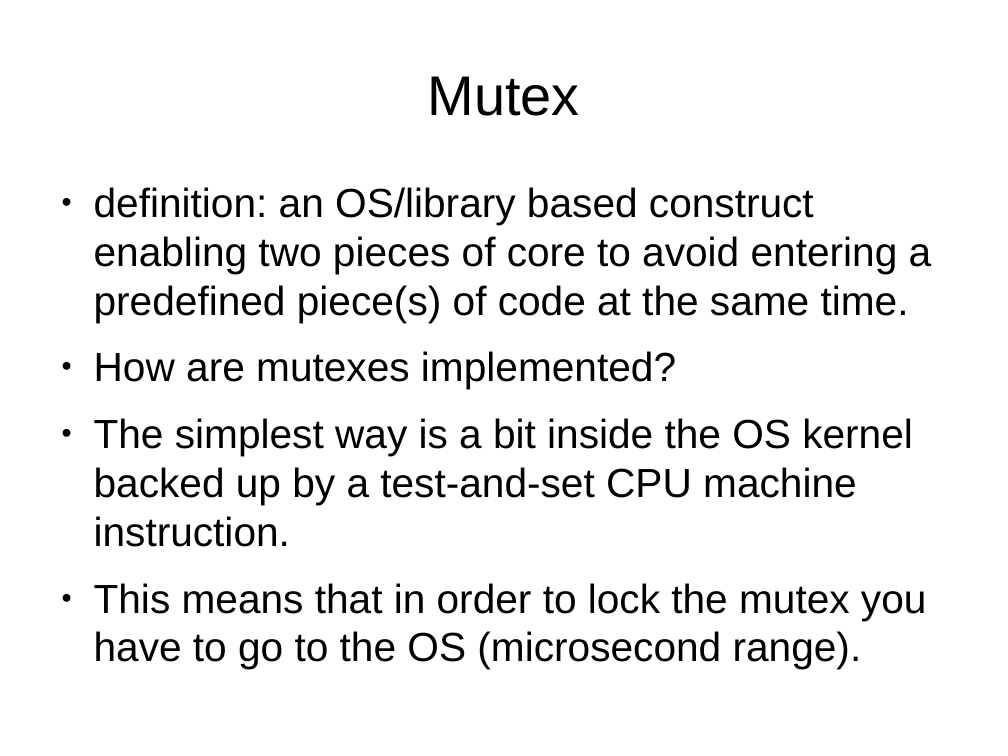
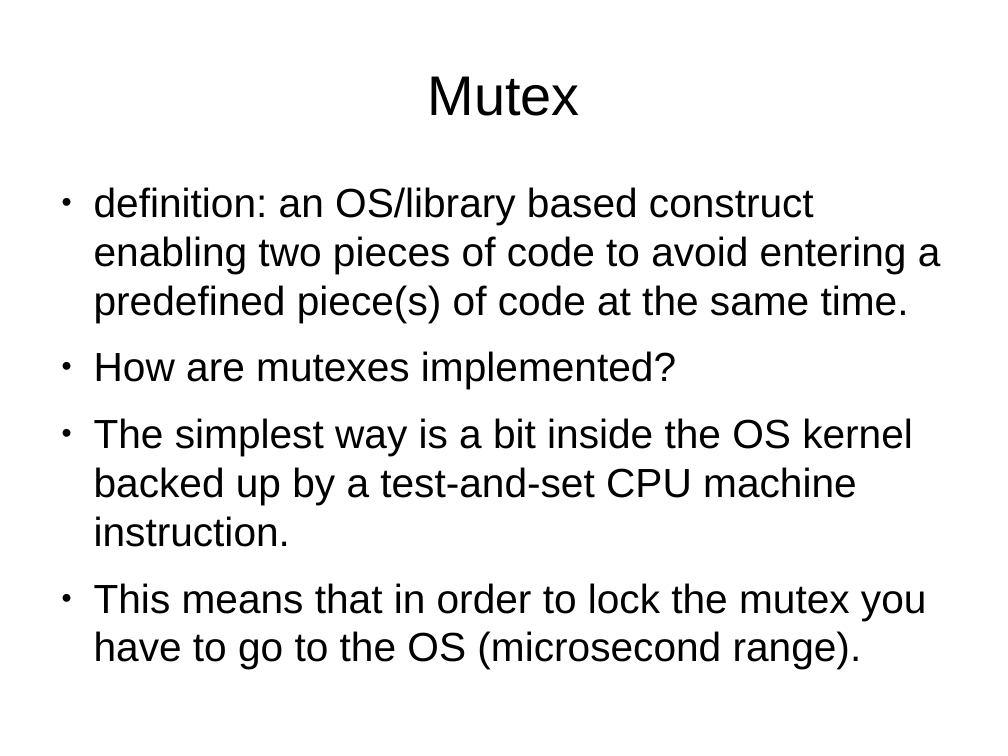
Before and after one commit to veltzer/demos-linux, a slide deck: slide 44 of doc/multicore.odp. Drawn at 1008x756 pixels with LibreOffice and Linux fonts; fonts in the diff are those of the drawing. Boxes give left, top, right and bottom in pixels: in the first picture for what was removed or moved away, otherwise in the second. Text is boxed around its words. In the diff, an @@ line names an element or a change of style, - is before the commit and + after.

```diff
--- a/doc/multicore.odp
+++ b/doc/multicore.odp
@@ text at bbox=[94, 187, 941, 322]: text changed @@
-● definition: an OS/library based construct enabling two pieces of core to avoid entering a predefined piece(s) of code at the same time.
+● definition: an OS/library based construct enabling two pieces of code to avoid entering a predefined piece(s) of code at the same time.
```
Also in this commit, not shown: 3 other files.
